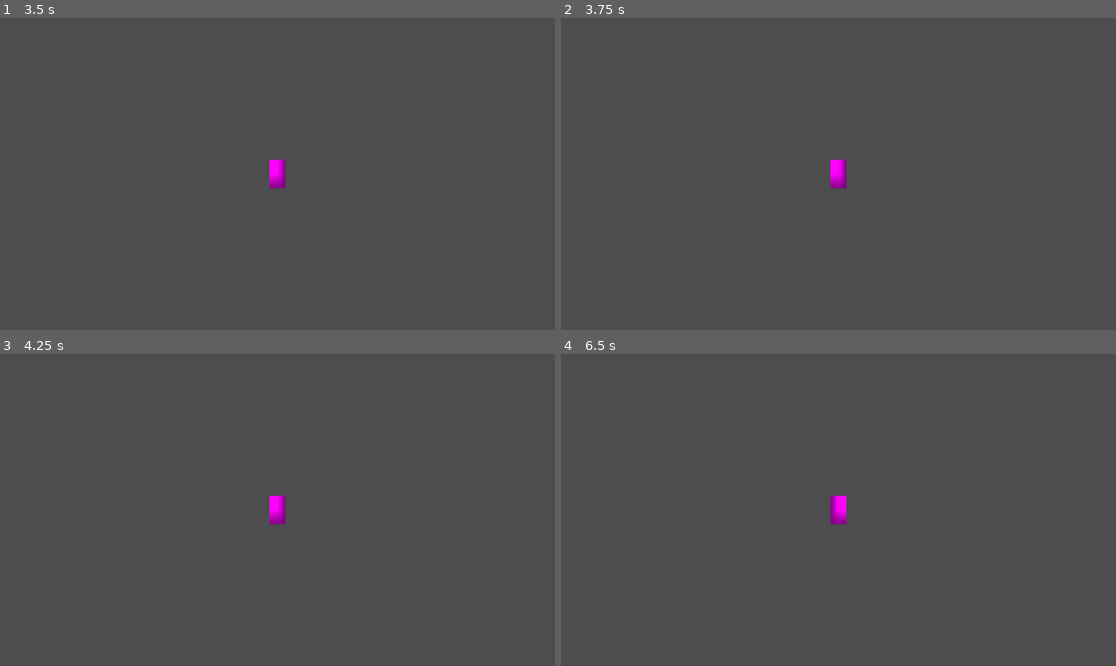
Above: before the commit, frames 1-4 (two rows, left to right).
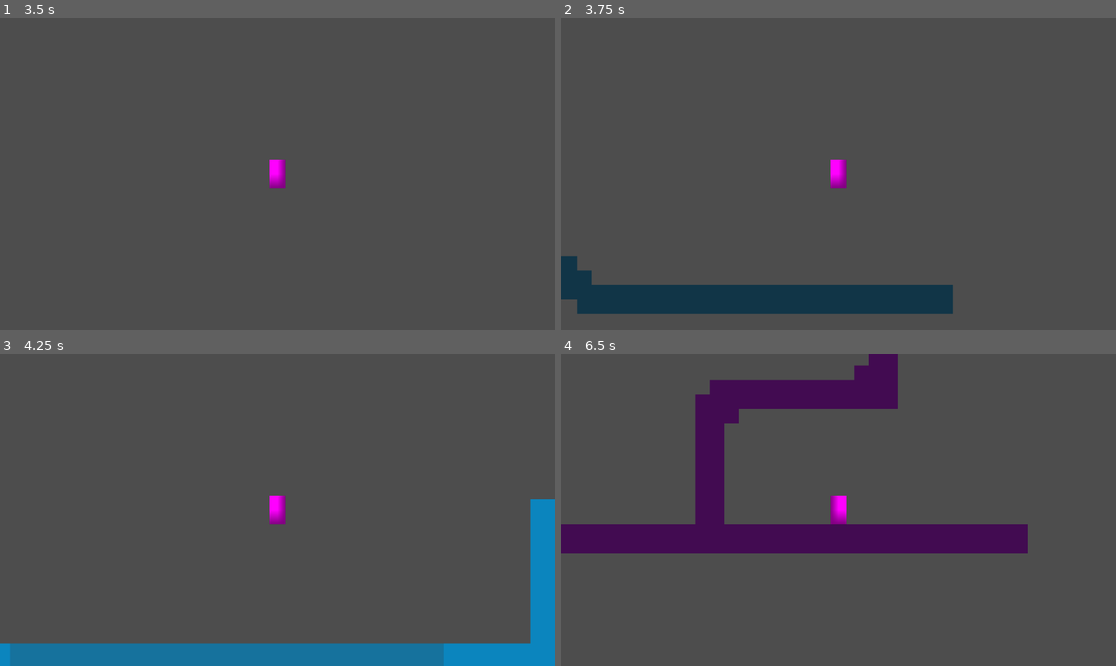
Above: after the commit, the same moments.

Repository: agasyants/GameJam1--skidbladnir-
Game: Godot game, scene res://Levels/main_level/main.tscn
Same seed, same stepped clock (60 frames per second), same inputs: the game is played once before the commit and once after it. Before the commit the project starts from res://Levels/test_level/test.tscn.
Inputs:
- Up to frame 1 (3.5 s): hold K (switch_echo) 0.53-1.28 s; hold Right (ui_right) 0.53-2.03 s; tap Space (jump) at 0.77, 1.52, 3.02 s; tap J (switch_normal) at 1.35 s; hold Left (ui_left) 2.03-2.78 s; hold , (switch_truth) 2.03-2.78 s; tap Enter at 2.75 s; hold Right (ui_right) from 2.78 s (still down); tap L (switch_visceral) at 2.85 s
- Up to frame 2 (3.75 s): keep holding Right (ui_right); tap R (restart, bound only after the commit) at 3.5 s; hold K (switch_echo) from 3.53 s (still down)
- Up to frame 3 (4.25 s): keep holding Right (ui_right); keep holding K (switch_echo); tap Space (jump) at 3.77 s; tap R (restart, bound only after the commit) at 4.15 s
- Up to frame 4 (6.5 s): release Right (ui_right) at 4.28 s; release K (switch_echo) at 4.28 s; hold Left (ui_left) 4.28-5.03 s; tap J (switch_normal) at 4.35 s; tap Space (jump) at 4.52, 6.02 s; hold Right (ui_right) 5.03-5.78 s; hold , (switch_truth) 5.03-5.78 s; tap R (restart, bound only after the commit) at 5.75 s; hold Left (ui_left) from 5.78 s (still down); tap L (switch_visceral) at 5.85 s

Frame 1 is identical in both runs. In frame 2, 6.9% of the frame differs, in the area x 0-71%, y 76-95%; in frame 3, 9.4%; in frame 4, 14%, in the area x 0-85%, y 0-64%.

Commit message:
Checkpoint Update

Diff:
--- a/Levels/test_level/test.tscn
+++ b/Levels/main_level/main.tscn
@@ -1,11 +1,11 @@
 [gd_scene load_steps=11 format=3 uid="uid://c8lphal32dpu2"]
 
-[ext_resource type="Script" uid="uid://bv2iyviv6c85t" path="res://Scripts/LensManager.gd" id="1_v4e8h"]
-[ext_resource type="PackedScene" uid="uid://prju72f4cqpl" path="res://Levels/test_level/test_normal.tscn" id="2_hb8cu"]
-[ext_resource type="PackedScene" uid="uid://ypx86nl676vu" path="res://Levels/test_level/test_echo.tscn" id="3_v4e8h"]
-[ext_resource type="PackedScene" uid="uid://ehmpjgdaqruo" path="res://Levels/test_level/test_visceral.tscn" id="4_hb8cu"]
-[ext_resource type="PackedScene" uid="uid://bxahjwaaqcpny" path="res://Player/Player.tscn" id="5_55381"]
-[ext_resource type="PackedScene" uid="uid://8mrvpxdhwgw2" path="res://Levels/test_level/test_truth.tscn" id="5_sbcer"]
+[ext_resource type="Script" uid="uid://bv2iyviv6c85t" path="res://Scripts/LensManager.gd" id="1_63qhi"]
+[ext_resource type="PackedScene" uid="uid://prju72f4cqpl" path="res://Levels/main_level/main_normal.tscn" id="2_dsr8i"]
+[ext_resource type="PackedScene" uid="uid://ypx86nl676vu" path="res://Levels/main_level/main_echo.tscn" id="3_d1nr7"]
+[ext_resource type="PackedScene" uid="uid://ehmpjgdaqruo" path="res://Levels/main_level/main_visceral.tscn" id="4_pltfe"]
+[ext_resource type="PackedScene" uid="uid://8mrvpxdhwgw2" path="res://Levels/main_level/main_truth.tscn" id="5_7uxuk"]
+[ext_resource type="PackedScene" uid="uid://bxahjwaaqcpny" path="res://Player/Player.tscn" id="6_kpj74"]
 
 [sub_resource type="ViewportTexture" id="ViewportTexture_f87w0"]
 viewport_path = NodePath("CanvasLayer/Texture_Normal/Viewport_Normal")
@@ -36,7 +36,7 @@
 size = Vector2i(1920, 1080)
 render_target_update_mode = 0
 
-[node name="TestNormal" parent="CanvasLayer/Texture_Normal/Viewport_Normal" instance=ExtResource("2_hb8cu")]
+[node name="TestNormal" parent="CanvasLayer/Texture_Normal/Viewport_Normal" instance=ExtResource("2_dsr8i")]
 
 [node name="Texture_Echo" type="TextureRect" parent="CanvasLayer"]
 z_index = 1
@@ -51,7 +51,7 @@
 size = Vector2i(1920, 1080)
 render_target_update_mode = 0
 
-[node name="TestEcho" parent="CanvasLayer/Texture_Echo/Viewport_Echo" instance=ExtResource("3_v4e8h")]
+[node name="TestEcho" parent="CanvasLayer/Texture_Echo/Viewport_Echo" instance=ExtResource("3_d1nr7")]
 
 [node name="Texture_Visceral" type="TextureRect" parent="CanvasLayer"]
 z_index = 2
@@ -66,7 +66,7 @@
 size = Vector2i(1920, 1080)
 render_target_update_mode = 0
 
-[node name="TestVisceral" parent="CanvasLayer/Texture_Visceral/Viewport_Visceral" instance=ExtResource("4_hb8cu")]
+[node name="TestVisceral" parent="CanvasLayer/Texture_Visceral/Viewport_Visceral" instance=ExtResource("4_pltfe")]
 
 [node name="Texture_Truth" type="TextureRect" parent="CanvasLayer"]
 visible = false
@@ -82,7 +82,7 @@
 size = Vector2i(1920, 1080)
 render_target_update_mode = 0
 
-[node name="TestTruth" parent="CanvasLayer/Texture_Truth/Viewport_Truth" instance=ExtResource("5_sbcer")]
+[node name="TestTruth" parent="CanvasLayer/Texture_Truth/Viewport_Truth" instance=ExtResource("5_7uxuk")]
 
-[node name="Player" parent="." groups=["Player"] instance=ExtResource("5_55381")]
+[node name="Player" parent="." groups=["Player"] instance=ExtResource("6_kpj74")]
 position = Vector2(64, -521)
--- a/Levels/test_level/test_echo.tscn
+++ b/Levels/main_level/main_echo.tscn
@@ -1,6 +1,7 @@
-[gd_scene load_steps=4 format=4 uid="uid://ypx86nl676vu"]
+[gd_scene load_steps=5 format=4 uid="uid://ypx86nl676vu"]
 
 [ext_resource type="Texture2D" uid="uid://bj4lwmw5aog6l" path="res://Levels/atlas-02.png" id="1_fmssl"]
+[ext_resource type="PackedScene" uid="uid://mf88s1oxlqr1" path="res://Scripts/Checkpoint.tscn" id="2_862ku"]
 
 [sub_resource type="TileSetAtlasSource" id="TileSetAtlasSource_6cqa7"]
 texture = ExtResource("1_fmssl")
@@ -57,3 +58,6 @@
 [node name="TileMap_Echo" type="TileMapLayer" parent="."]
 tile_map_data = PackedByteArray("AAAIAAAAAAAAAAAAAAAHAAAAAAAAAAAAAAAGAAAAAAAAAAAAAAAFAAAAAAAAAAAAAAAEAAAAAAAAAAAAAAADAA …(1248 unchanged characters)…
 tile_set = SubResource("TileSet_fb6qx")
+
+[node name="Checkpoint" parent="." instance=ExtResource("2_862ku")]
+position = Vector2(-1218, -579)
--- a/Player/Player.gd
+++ b/Player/Player.gd
@@ -1,13 +1,13 @@
 extends CharacterBody2D
 class_name Player
 
-# Константы движения - быстрые и резкие!
+# Константы движения
 const SPEED = 600.0
 const JUMP_VELOCITY = -1600.0
-const ACCELERATION = 4000.0  # Мгновенный разгон
-const FRICTION = 4000.0      # Быстрая остановка
-const GRAVITY = 3200.0       # Тяжелая гравитация
-const FAST_FALL_GRAVITY = 3500.0  # Ещё быстрее падаем
+const ACCELERATION = 4000.0
+const FRICTION = 4000.0
+const GRAVITY = 3200.0
+const FAST_FALL_GRAVITY = 3500.0
 
 # Дополнительные параметры
 const COYOTE_TIME = 0.08
@@ -100,3 +100,14 @@
 		State.JUMP: return "jump"
 		State.FALL: return "fall"
 		_: return "idle"
+
+func die():
+	# Загружаем данные последнего чекпоинта
+	var checkpoint = GameManager.get_checkpoint_data()
+
+	if checkpoint.is_empty():
+		get_tree().reload_current_scene()  # Перезапуск уровня
+	else:
+		# Восстанавливаем состояние
+		global_position = checkpoint["position"]
+		eye_state = checkpoint["eyes"]
--- a/Player/Player.tscn
+++ b/Player/Player.tscn
@@ -19,3 +19,4 @@
 shape = SubResource("RectangleShape2D_3qydi")
 
 [node name="Camera2D" type="Camera2D" parent="."]
+position_smoothing_speed = 10.0
--- /dev/null
+++ b/Scripts/Checkpoint.gd
@@ -0,0 +1,33 @@
+extends Area2D  # или Area3D для 3D
+
+# Сигнал для уведомления о активации (опционально)
+signal checkpoint_activated
+
+# Уникальный ID чекпоинта
+@export var checkpoint_id: String = "default"
+
+func _ready():
+	# Правильное подключение сигнала в Godot 4
+	body_entered.connect(_on_body_entered)
+
+func _on_body_entered(body):
+	if body.is_in_group("Player"):  # Проверяем, что это игрок
+		activate_checkpoint(body)
+
+func activate_checkpoint(player:Player):
+	# Сохраняем данные в глобальном менеджере
+	GameManager.set_checkpoint(
+		checkpoint_id,
+		global_position,
+		player.eye_state
+	)
+
+	# Визуальный эффект (например, изменить анимацию)
+	if has_node("AnimationPlayer"):
+		$AnimationPlayer.play("activate")
+
+	# Отключаем дальнейшие активации
+	if has_node("CollisionShape2D"):
+		$CollisionShape2D.set_deferred("disabled", true)
+
+	checkpoint_activated.emit()
--- /dev/null
+++ b/Scripts/Checkpoint.tscn
@@ -0,0 +1,12 @@
+[gd_scene load_steps=3 format=3 uid="uid://mf88s1oxlqr1"]
+
+[ext_resource type="Script" uid="uid://bkfsp3u5uwbut" path="res://Scripts/Checkpoint.gd" id="1_awb03"]
+
+[sub_resource type="RectangleShape2D" id="RectangleShape2D_awb03"]
+size = Vector2(100, 500)
+
+[node name="Checkpoint" type="Area2D"]
+script = ExtResource("1_awb03")
+
+[node name="CollisionShape2D" type="CollisionShape2D" parent="."]
+shape = SubResource("RectangleShape2D_awb03")
--- /dev/null
+++ b/Scripts/GameManager.gd
@@ -0,0 +1,17 @@
+# GameManager.gd
+extends Node
+
+var current_checkpoint_data = {}
+
+func set_checkpoint(id: String, position: Vector2, eyes: int):
+	current_checkpoint_data = {
+		"id": id,
+		"position": position,
+		"eyes": eyes
+	}
+	print("Checkpoint saved: ", id)
+	# Дополнительно: сохраняем в файл
+	SaveManager.save_game(current_checkpoint_data)
+
+func get_checkpoint_data():
+	return current_checkpoint_data
--- a/Scripts/LensManager.gd
+++ b/Scripts/LensManager.gd
@@ -38,6 +38,10 @@
 		switch_lens("visceral")
 	if event.is_action_pressed("switch_truth"):
 		switch_lens("truth")
+	if event.is_action_pressed("restart"):
+		var player: Player = get_tree().get_first_node_in_group("Player")
+		if player != null:
+			player.die()
 
 func switch_lens(_name: String):
 	var player: CharacterBody2D = get_tree().get_first_node_in_group("Player")
--- a/project.godot
+++ b/project.godot
@@ -14,6 +14,11 @@
 run/main_scene="uid://c8lphal32dpu2"
 config/features=PackedStringArray("4.4", "Mobile")
 config/icon="res://icon.svg"
+
+[autoload]
+
+GameManager="*res://Scripts/GameManager.gd"
+SaveManager="*res://Scripts/SaveManager.gd"
 
 [display]
 
@@ -79,6 +84,11 @@
 "events": [Object(InputEventKey,"resource_local_to_scene":false,"resource_name":"","device":-1,"window_id":0,"alt_press …(191 unchanged characters)…
 ]
 }
+restart={
+"deadzone": 0.2,
+"events": [Object(InputEventKey,"resource_local_to_scene":false,"resource_name":"","device":-1,"window_id":0,"alt_pressed":false,"shift_pressed":false,"ctrl_pressed":false,"meta_pressed":false,"pressed":false,"keycode":0,"physical_keycode":82,"key_label":0,"unicode":114,"location":0,"echo":false,"script":null)
+]
+}
 
 [layer_names]
 
Not shown: 1 places in Levels/main_level/main.tscn that only renumber resources
Renamed: Levels/test_level/test_normal.tscn -> Levels/main_level/main_normal.tscn
Renamed: Levels/test_level/test_truth.tscn -> Levels/main_level/main_truth.tscn
Renamed: Levels/test_level/test_visceral.tscn -> Levels/main_level/main_visceral.tscn
Not shown, added: Scripts/Checkpoint.gd.uid
Not shown, added: Scripts/GameManager.gd.uid
